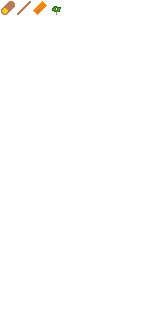
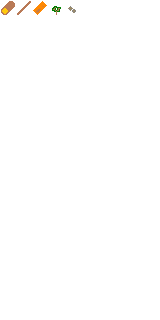
Comparing the layer stacks of the two 160x320 images. Changes:
painted on "Items.png" over [68, 6, 76, 13]
